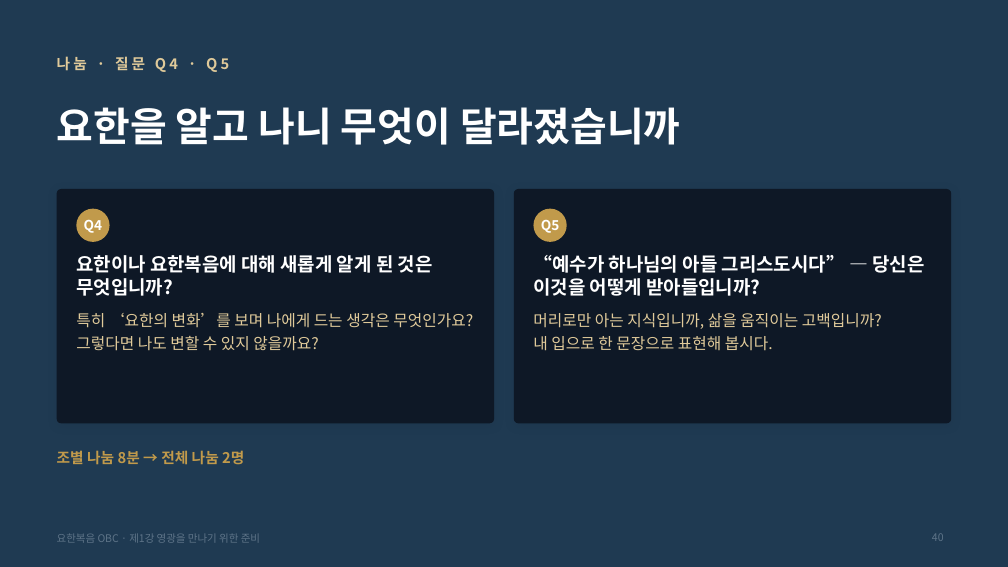
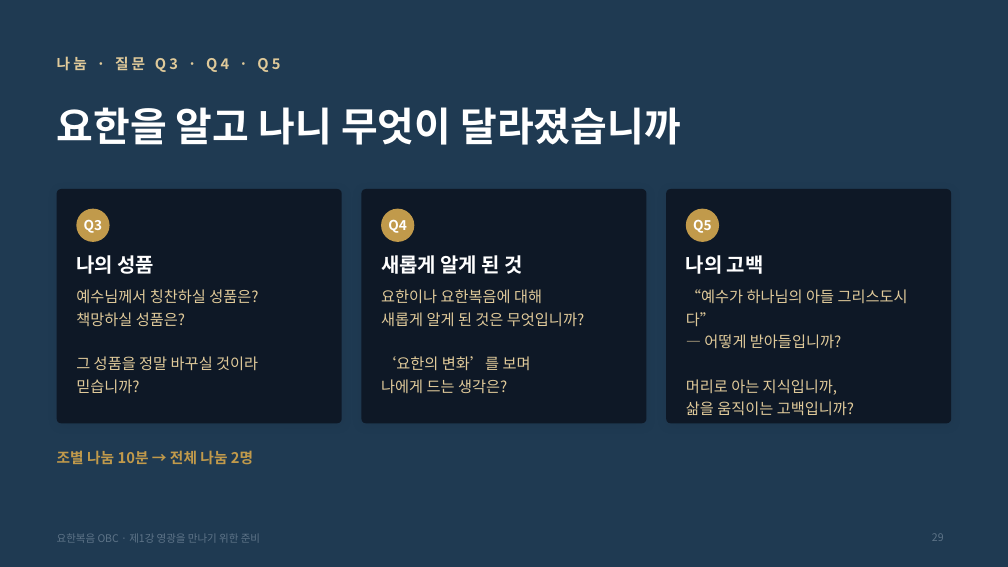
Before and after one commit to mio-modu/bible_GospelofJohn, a slide deck: slide 29 of dist/요한복음_1강_영광을_만나기_위한_준비.pptx (slide 40 before the commit). Drawn at 1008x567 pixels with LibreOffice and Linux fonts; fonts in the diff are those of the drawing. Boxes give left, top, right and bottom in pixels: in the first picture for what was removed or moved away, otherwise in the second. Text is boxed around its words. In the diff, an @@ line names an element or a change of style, - is before the commit and + after.

```diff
--- a/dist/요한복음_1강_영광을_만나기_위한_준비.pptx
+++ b/dist/요한복음_1강_영광을_만나기_위한_준비.pptx
@@ text at bbox=[57, 56, 229, 72]: text changed @@
-나눔 · 질문 Q4 · Q5
+나눔 · 질문 Q3 · Q4 · Q5
@@ rounded rectangle: place and size @@
-rounded rectangle at bbox=[57, 189, 495, 423]
+rounded rectangle at bbox=[57, 189, 342, 423]
@@ rounded rectangle: place and size @@
-rounded rectangle at bbox=[514, 189, 952, 423]
+rounded rectangle at bbox=[361, 189, 647, 423]
@@ ellipse: place and size @@
-ellipse at bbox=[534, 209, 567, 242]
+ellipse at bbox=[381, 209, 414, 242]
@@ rounded rectangle added at bbox=[666, 189, 951, 423], fill #0E1826 @@
@@ text "Q5": place and size @@
-text "Q5" at bbox=[541, 220, 560, 233]
+text "Q5" at bbox=[693, 219, 712, 233]
@@ ellipse added at bbox=[686, 209, 719, 242], fill #C19A4B @@
@@ text at bbox=[84, 219, 103, 233]: text changed @@
-Q4
+Q3
@@ text added at bbox=[388, 219, 407, 233], 13 pt, text #FFFFFF, bold @@
+Q4
@@ text added at bbox=[76, 255, 154, 274], 19 pt, text #FFFFFF, bold @@
+나의 성품
@@ text at bbox=[381, 255, 522, 274]: text changed; size 18 to 19 pt @@
-“예수가 하나님의 아들 그리스도시다” — 당신은 이것을 어떻게 받아들입니까?
+새롭게 알게 된 것
@@ text added at bbox=[686, 255, 764, 274], 19 pt, text #FFFFFF, bold @@
+나의 고백
@@ text at bbox=[76, 289, 258, 393]: text changed; size 15 to 14.5 pt @@
-특히 ‘요한의 변화’를 보며 나에게 드는 생각은 무엇인가요?
-그렇다면 나도 변할 수 있지 않을까요?
+예수님께서 칭찬하실 성품은?
+책망하실 성품은?
+그 성품을 정말 바꾸실 것이라
+믿습니까?
@@ text at bbox=[381, 289, 584, 393]: text changed; size 18 to 14.5 pt; text colour #FFFFFF to #E0CA9A; bold off @@
-요한이나 요한복음에 대해 새롭게 알게 된 것은 무엇입니까?
+요한이나 요한복음에 대해
+새롭게 알게 된 것은 무엇입니까?
+‘요한의 변화’를 보며
+나에게 드는 생각은?
@@ text at bbox=[686, 289, 908, 416]: text changed; size 15 to 14.5 pt @@
-머리로만 아는 지식입니까, 삶을 움직이는 고백입니까?
-내 입으로 한 문장으로 표현해 봅시다.
+“예수가 하나님의 아들 그리스도시다”
+— 어떻게 받아들입니까?
+머리로 아는 지식입니까,
+삶을 움직이는 고백입니까?
@@ text at bbox=[57, 450, 253, 465]: text changed @@
-조별 나눔 8분 → 전체 나눔 2명
+조별 나눔 10분 → 전체 나눔 2명
@@ page number at bbox=[932, 533, 944, 541]: text changed @@
-40
+29
```
Also in this commit, not shown: 27 other slides changed, 16 slides removed, 8 other files.
